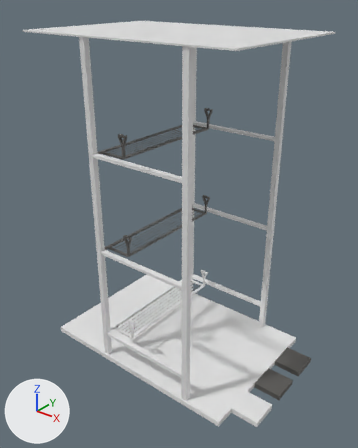
What one commit did to the Blender file sourceModels/RopaStorageBase.blend.
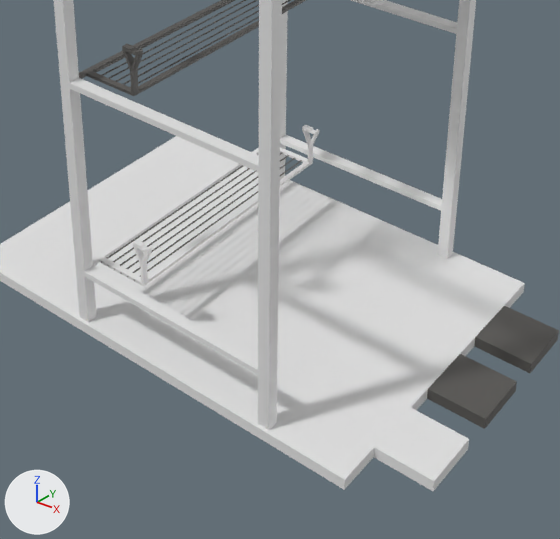
Each version is shown whole from a 50 mm lens placed at (10.37, -12.8, 12.93), pointed at (0.42, -0.37, 5.22), then close up on the part from 20% to 87% of the width and 48% to 100% of the height. Every picture has the same lights, and +X, +Y and +Z are marked at lower left.

In view in the first close-up: 'Connector.001', 'Connector1', 'Cube', 'Cube.001', 'Cube.004', 'Cube.006', 'Cube.008', 'Cube.009', 'Seitenstange', 'Seitenstange.001', 'Seitenstange.002', 'Seitenstange.003', 'Seitenstange.004', 'Seitenstange.005', 'Seitenstange.006', 'Seitenstange.007', 'TriggerPlate1', 'TriggerPlate2', 'TriggerPlate3', 'einlage1', 'einlage2', 'storage'.
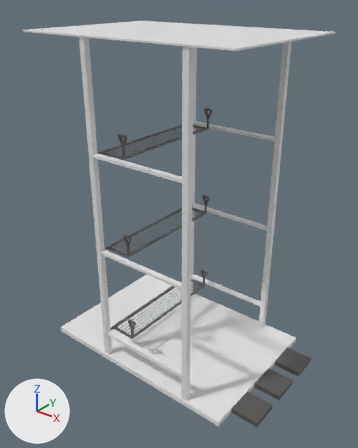
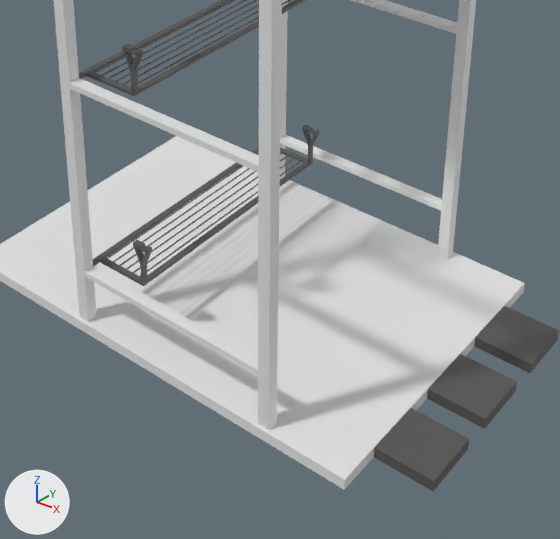
Commit message: Fach 1 und trigger 1 mit colormat3: rot

Pixel boxes (x1, y1, x2, y2) of what changed, in the close-ups (560 x 539 px):
'TriggerPlate1', recoloured (white to grey)
    both: (374, 408, 469, 491)
'Connector.001', recoloured (white to grey)
    both: (147, 161, 310, 283)
'Seitenstange', recoloured (white to grey)
    both: (100, 257, 148, 286)
'Seitenstange.001', recoloured (white to grey)
    both: (280, 147, 313, 165)
'einlage1', recoloured
    both: (133, 240, 152, 254)
'Seitenstange.003', recoloured
    both: (140, 263, 148, 284)
'einlage2', recoloured
    both: (302, 125, 319, 135)
'Seitenstange.004', recoloured
    both: (133, 246, 144, 265)
'Seitenstange.006', recoloured
    both: (308, 145, 313, 163)
'Seitenstange.002', recoloured
    both: (141, 251, 152, 266)
'Seitenstange.007', recoloured
    both: (302, 130, 311, 146)
'Seitenstange.005', recoloured
    both: (308, 134, 319, 147)
part 1 of me_cube_001, built on
    both: (93, 147, 259, 266)

Patch to the scene script:
```diff
--- a/sourceModels/RopaStorageBase.blend.py
+++ b/sourceModels/RopaStorageBase.blend.py
@@ me_cube_001 @@
 me_cube_001.from_pydata(...)  # 8 vertices, 6 faces; spans x -0.05..0.05, y -2.61..2.61, z -0.03..0.03
 # used by ob_connector1; parent = ob_movingparts; location = (-1.3, 0.0, 1.0)
 # verts and faces of me_cube_001; kept vertices keep their numbers, new ones are numbered from 8
+# me_cube_001 part 1
+delete_faces([(0, 1, 3, 2), (4, 6, 7, 5), (0, 2, 6, 4), (1, 5, 7, 3)])
+for new, old in zip([*range(8, 12)], [2, 3, 6, 7]): verts[new] = verts[old] + (0.0, -0.25, 0.0)
+for new, old in zip([*range(12, 16)], [0, 1, 4, 5]): verts[new] = verts[old] + (0.0, 0.25, 0.0)
+faces += [(2, 8, 9, 3), (4, 14, 15, 5), (0, 12, 14, 4), (1, 5, 15, 13), (3, 9, 11, 7), (2, 6, 10, 8)]
+faces += [(6, 7, 11, 10), (8, 12, 13, 9), (0, 1, 13, 12), (9, 13, 15, 11), (8, 10, 14, 12), (10, 11, 15, 14)]
+me_cube_001.materials.append(mat_base_mat)  # dark grey #595755
@@ me_cube_006 @@
 me_cube_006.from_pydata(...)  # 42 vertices, 23 faces; spans x -0.157..0.157, y -0.05..0.05, z -0.02..0.05
+me_cube_006.materials.append(mat_base_mat)  # dark grey #595755
@@ me_cube_007 @@
 me_cube_007.from_pydata(...)  # 42 vertices, 23 faces; spans x -0.157..0.157, y -0.05..0.05, z -0.02..0.05
+me_cube_007.materials.append(mat_base_mat)  # dark grey #595755
@@ me_cube @@
 me_cube.from_pydata(...)  # 8 vertices, 6 faces; spans x -0.596..0.396, y -0.025..0.075, z -0.025..0.025
+me_cube.materials.append(mat_base_mat)  # dark grey #595755
@@ me_cube_002 @@
 me_cube_002.from_pydata(...)  # 8 vertices, 6 faces; spans x -0.596..0.396, y -0.025..0.075, z -0.025..0.025
+me_cube_002.materials.append(mat_base_mat)  # dark grey #595755
@@ me_cube_003 @@
 me_cube_003.from_pydata(...)  # 8 vertices, 6 faces; spans x -0.088..0.088, y -0.05..0.05, z -0.147..0.147
+me_cube_003.materials.append(mat_base_mat)  # dark grey #595755
@@ me_cube_008 @@
 me_cube_008.from_pydata(...)  # 8 vertices, 6 faces; spans x -0.025..0.025, y -0.05..0.05, z -0.18..0.18
+me_cube_008.materials.append(mat_base_mat)  # dark grey #595755
@@ me_cube_009 @@
 me_cube_009.from_pydata(...)  # 8 vertices, 6 faces; spans x -0.094..0.094, y -0.05..0.05, z -0.147..0.147
+me_cube_009.materials.append(mat_base_mat)  # dark grey #595755
@@ me_cube_010 @@
 me_cube_010.from_pydata(...)  # 8 vertices, 6 faces; spans x -0.088..0.088, y -0.05..0.05, z -0.147..0.147
+me_cube_010.materials.append(mat_base_mat)  # dark grey #595755
@@ me_cube_011 @@
 me_cube_011.from_pydata(...)  # 8 vertices, 6 faces; spans x -0.025..0.025, y -0.05..0.05, z -0.18..0.18
+me_cube_011.materials.append(mat_base_mat)  # dark grey #595755
@@ me_cube_012 @@
 me_cube_012.from_pydata(...)  # 8 vertices, 6 faces; spans x -0.094..0.094, y -0.05..0.05, z -0.147..0.147
+me_cube_012.materials.append(mat_base_mat)  # dark grey #595755
@@ me_cube_013 @@
 me_cube_013.from_pydata(...)  # 8 vertices, 6 faces; spans x -0.05..0.05, y -2.21..2.21, z -0.03..0.03
+me_cube_013.materials.append(mat_base_mat)  # dark grey #595755
@@ me_cube_053 @@
 me_cube_053.from_pydata(...)  # 8 vertices, 6 faces; spans x -0.5..0.5, y -0.5..0.5, z -0.1..0.1
+me_cube_053.materials.append(mat_base_mat)  # dark grey #595755
```
